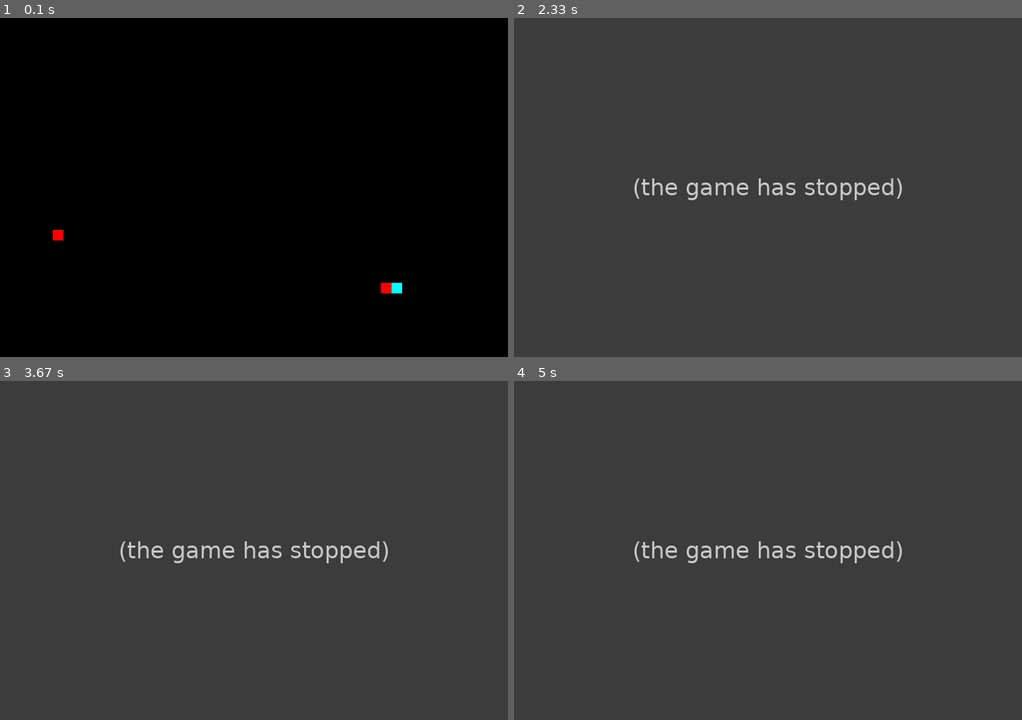
Above: before the commit, frames 1-4 (two rows, left to right).
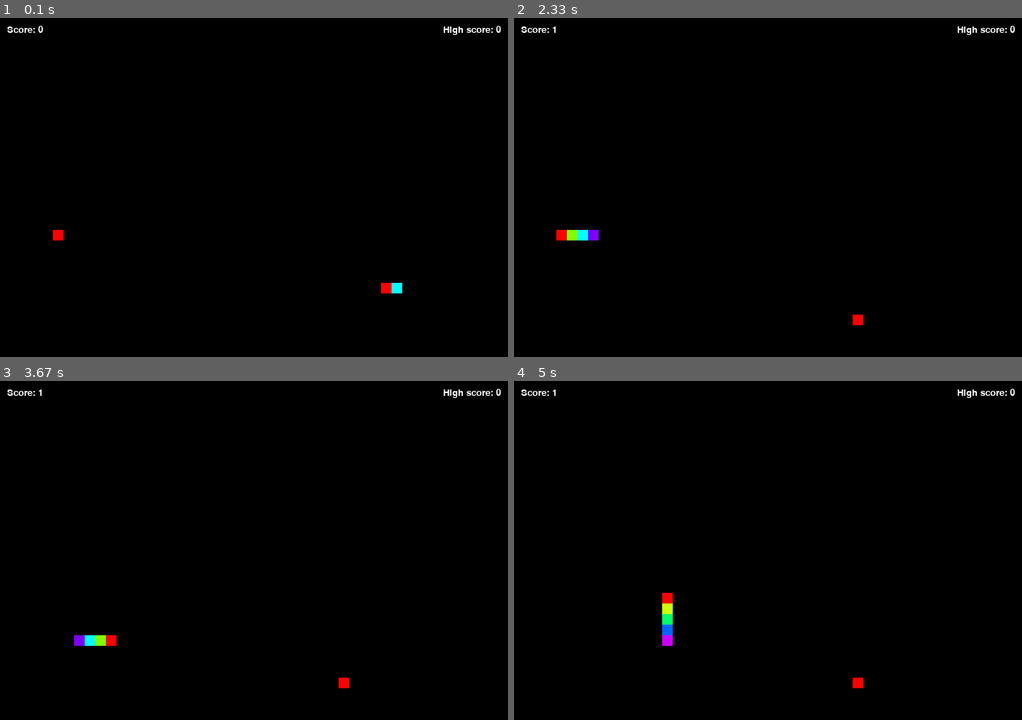
Above: after the commit, the same moments.

Repository: SadS4ndWiCh/snakegame-pygame
Game: pygame game, started from main.py
The game is run twice, just before and just after one commit, with the same random seed, the same clock (stepped at 60 frames per second) and the same inputs.
Inputs:
- Up to frame 1 (0.1 s): no input
- Up to frame 2 (2.33 s): tap Space at 0.33 s; hold Right 0.67-1.13 s; hold Up 1.17-1.63 s; hold Right 1.67-2.13 s; hold Left from 2.17 s (still down)
- Up to frame 3 (3.67 s): release Left at 2.7 s; hold Down 2.73-3.03 s; hold Left 3.07-3.47 s; hold Up from 3.5 s (still down)
- Up to frame 4 (5 s): release Up at 3.87 s; hold Right 3.9-4.53 s; hold Down 4.57-4.93 s; hold Left from 4.97 s (still down)

The runs differ from the first frame. In frame 1, 0.2% of the frame differs, in the area x 1-99%, y 2-5%; in frame 2, 100%, in the area x 0-100%, y 0-100%; in frame 3, 100%; in frame 4, 100%.
Error before the commit: AttributeError: 'Fruit' object has no attribute 'new_position' (game.py line 109); the game stopped at 2.08 s (later frames are placeholders)

Commit message:
feat: add score ui

Diff:
--- a/src/game.py
+++ b/src/game.py
@@ -20,13 +20,15 @@
     self.fruit = Fruit()
 
     self.score = 0
-    self.max_score = 0
+    self.high_score = 0
 
     self.__previous_frame_time = 0
     self.__dt = 0
     self.__elapsed_time = 0
 
     self.__setup_pygame(title)
+
+    self.font = pygame.font.SysFont('montserrat', 20)
 
   def __calcule_deltatime(self):
     """ Calcula o Deltatime """
@@ -48,11 +50,7 @@
 
     self.keys = [False, False, False, False, False]
 
-    self.max_score = max(self.score, self.max_score)
-
-    print(f'Pontuação final de {self.score} pontos!')
-    print(f'Seu record foi de {self.max_score}')
-
+    self.high_score = max(self.score, self.high_score)
     self.score = 0
 
     self.__previous_frame_time = 0
@@ -61,6 +59,17 @@
 
     self.player.reset_snake()
     self.fruit.reset_fruit()
+
+  def display_score(self):
+    """ Renderiza a pontuação atual e máxima na tela """
+
+    current_score_text = self.font.render(f'Score: {self.score}', True, Colors.WHITE)
+    high_score_text = self.font.render(f'High score: {self.high_score}', True, Colors.WHITE)
+
+    high_score_x = WIDTH - high_score_text.get_width() - 10
+
+    self.screen.blit(current_score_text, (10, 10))
+    self.screen.blit(high_score_text, (high_score_x, 10))
 
   def handle_inputs(self, event):
     """ Manipula os inputs do usuário """
@@ -106,7 +115,7 @@
 
         if(self.player.has_collide(self.fruit)):
           self.player.increase_body(self.fruit.get_points())
-          self.fruit.new_position()
+          self.fruit.reset_fruit()
           self.score += 1
 
         self.__elapsed_time = 0
@@ -119,6 +128,8 @@
     self.player.draw(self.screen)
     self.fruit.draw(self.screen)
 
+    self.display_score()
+
     pygame.display.update()
 
   def run(self):
